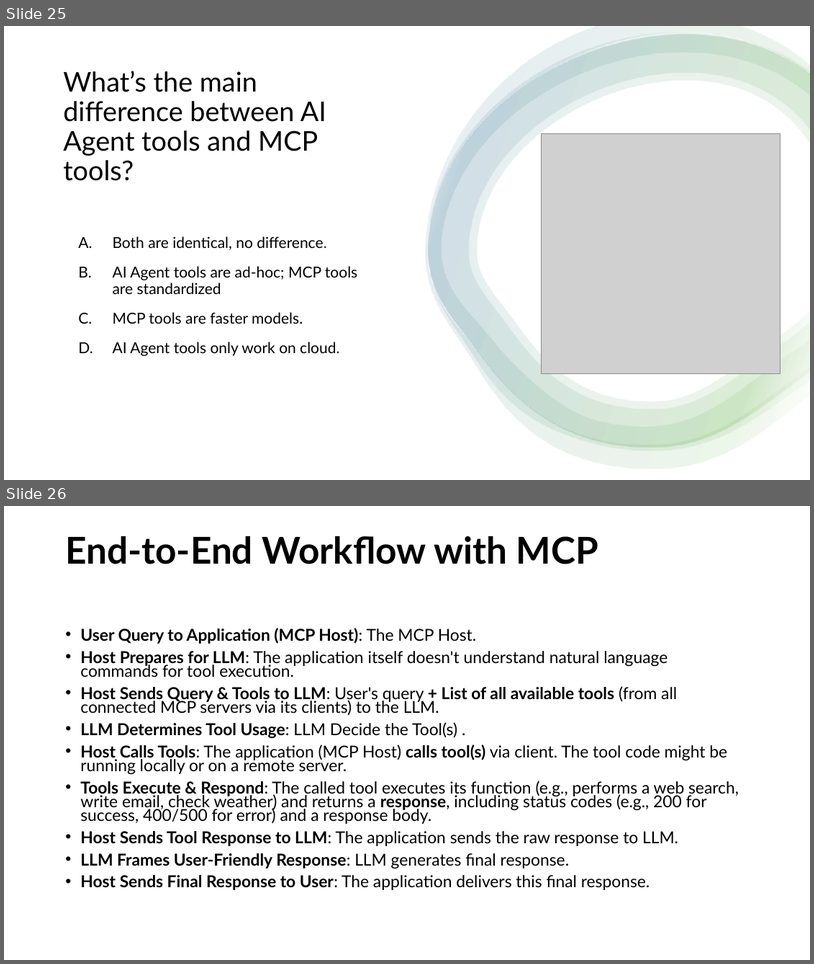
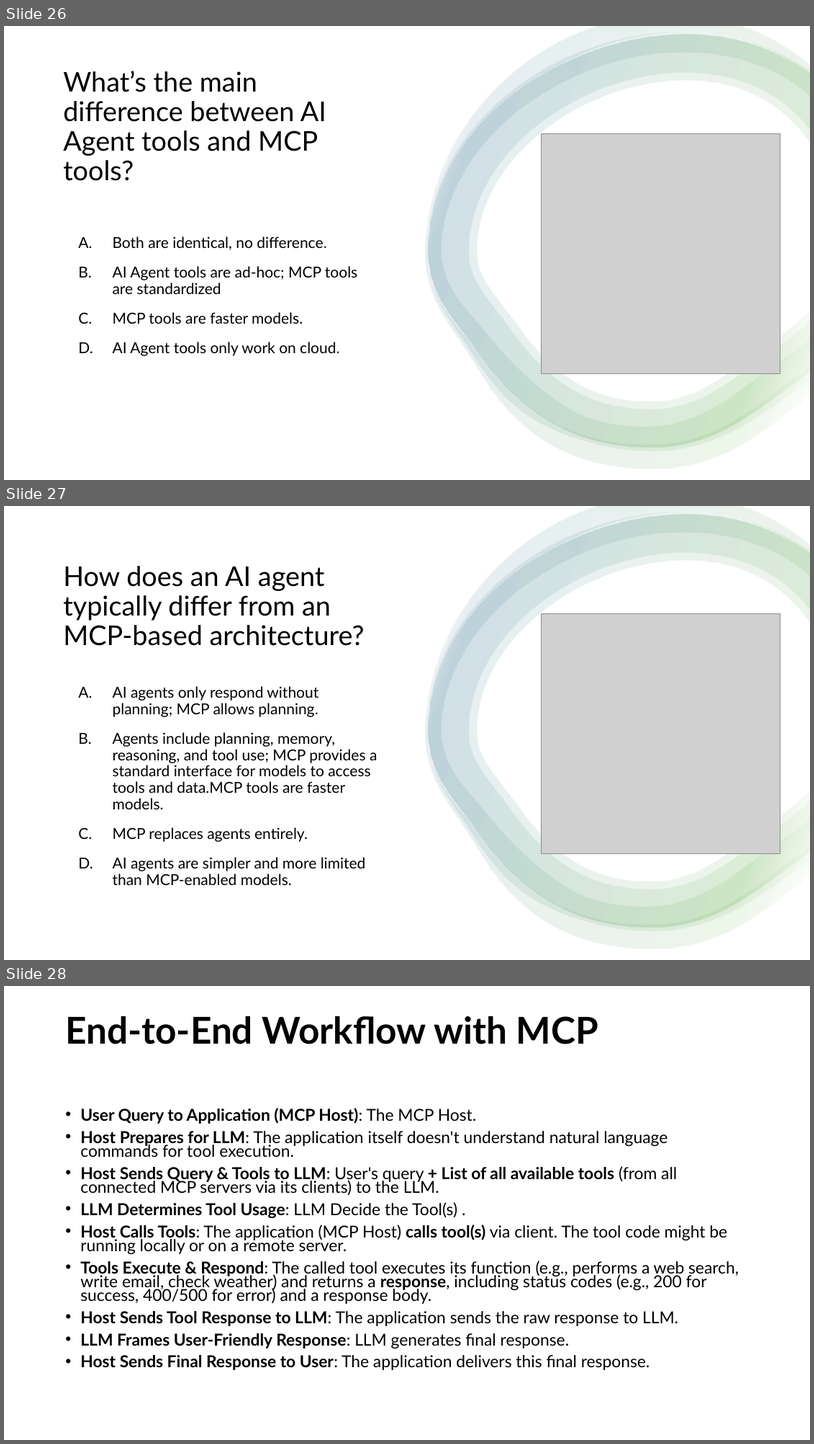
Before and after one commit to aravind07d/Artificial-Intelligent--Presentations, a slide deck: MCP.pptx. Shown one above the other, each under a label of ours: slides 25 and 26 before the commit, slides 26, 27 and 28 after it. The pictures are 814x964 and 814x1444 pixels, drawn with LibreOffice and Linux fonts; fonts in the diff are those of the drawing; grey boxes stand for pictures. Boxes give left, top, right and bottom in pixels: in the first picture for what was removed or moved away, otherwise in the second. Text is boxed around its words. In the diff, an @@ line names an element or a change of style, - is before the commit and + after.

```diff
--- a/MCP.pptx
+++ b/MCP.pptx
@@ slide 27 added at (x1=4, y1=506, x2=810, y2=960), background #FFFFFF @@
@@ rectangle added at (x1=4, y1=506, x2=810, y2=960), fill #FFFFFF @@
@@ group added at (x1=426, y1=506, x2=810, y2=948): 4 freeform shapes @@
@@ title added at (x1=63, y1=566, x2=365, y2=646), 32.4 pt, text #000000 @@
+How does an AI agent typically differ from an MCP-based architecture?
@@ picture added at (x1=541, y1=614, x2=781, y2=853) @@
@@ text added at (x1=113, y1=686, x2=377, y2=885), 18 pt, text #000000 @@
+A. AI agents only respond without planning; MCP allows planning.
+B. Agents include planning, memory, reasoning, and tool use; MCP provides a standard interface for models to access tools and data.MCP tools are faster models.
+C. MCP replaces agents entirely.
+D. AI agents are simpler and more limited than MCP-enabled models.
@@ what was slide 25 is now slide 26 @@
@@ what was slide 26 is now slide 28 @@
```
Also in this commit, not shown: 2 slides changed, 5 other slides added.
